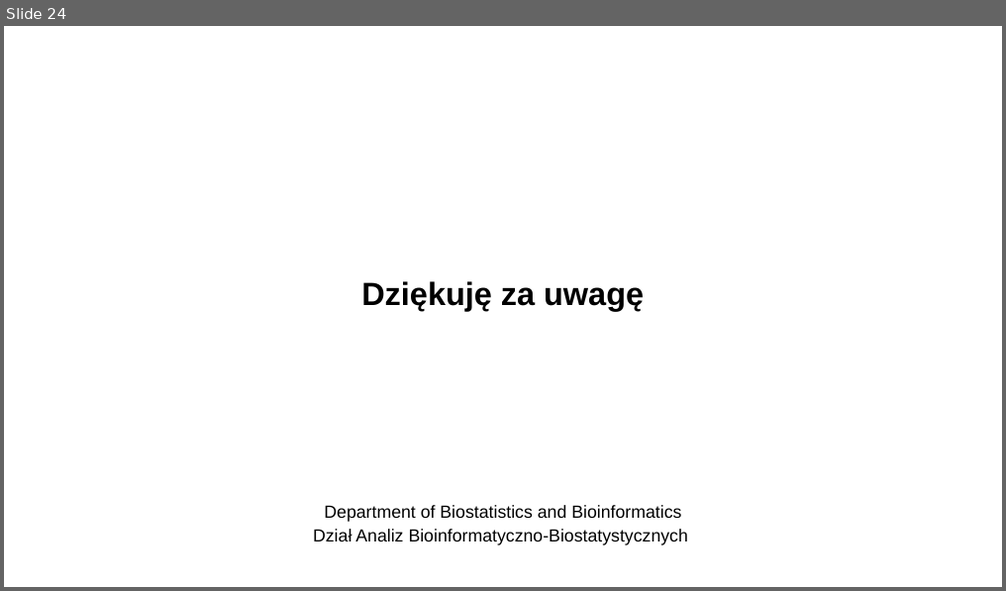
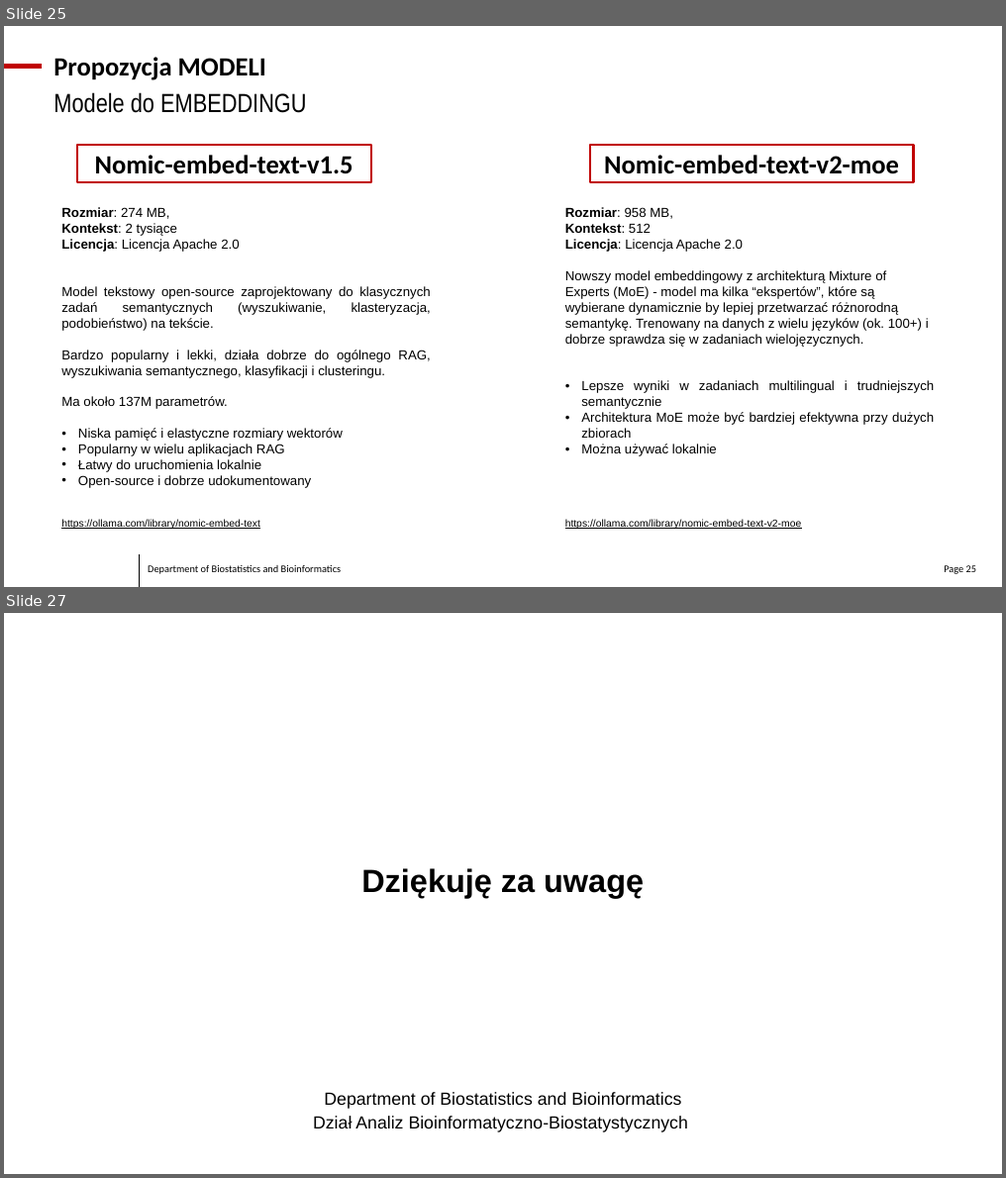
Before and after one commit to dn-dab-nio/ClinicalGuidelineSummary, a slide deck: raport_LLM.pptx. Shown one above the other, each under a label of ours: slide 24 before the commit, slides 25 and 27 after it; the slides between them are not shown. The pictures are 1006x591 and 1006x1178 pixels, drawn with LibreOffice and Linux fonts; fonts in the diff are those of the drawing; background and template pictures are left out. Boxes give left, top, right and bottom in pixels: in the first picture for what was removed or moved away, otherwise in the second. Text is boxed around its words. In the diff, an @@ line names an element or a change of style, - is before the commit and + after.

```diff
--- a/raport_LLM.pptx
+++ b/raport_LLM.pptx
@@ slide 25 added at [4,26,1002,587], background #FFFFFF @@
@@ line added from (42, 67) to (4, 67), #C00000 6 pt @@
@@ title added at [54,57,266,80], 36 pt, text #000000, bold @@
+Propozycja MODELI
@@ text added at [54,92,306,113], 36 pt, text #000000 @@
+Modele do EMBEDDINGU
@@ rectangle added at [77,145,371,181], outline #C00000 3 pt, 36 pt, text #000000, bold @@
+Nomic-embed-text-v1.5
@@ rectangle added at [590,145,914,181], outline #C00000 3 pt, 36 pt, text #000000, bold @@
+Nomic-embed-text-v2-moe
@@ text added at [61,207,431,488], 18 pt, text #000000 @@
+Rozmiar: 274 MB,
+Kontekst: 2 tysiące
+Licencja: Licencja Apache 2.0
+Model tekstowy open-source zaprojektowany do klasycznych zadań semantycznych (wyszukiwanie, klasteryzacja, podobieństwo) na tekście.
+Bardzo popularny i lekki, działa dobrze do ogólnego RAG, wyszukiwania semantycznego, klasyfikacji i clusteringu.
+Ma około 137M parametrów.
+• Niska pamięć i elastyczne rozmiary wektorów
+• Popularny w wielu aplikacjach RAG
+• Łatwy do uruchomienia lokalnie
+• Open-source i dobrze udokumentowany
@@ text added at [565,207,934,457], 18 pt, text #000000 @@
+Rozmiar: 958 MB,
+Kontekst: 512
+Licencja: Licencja Apache 2.0
+Nowszy model embeddingowy z architekturą Mixture of Experts (MoE) - model ma kilka “ekspertów”, które są wybierane dynamicznie by lepiej przetwarzać różnorodną semantykę. Trenowany na danych z wielu języków (ok. 100+) i dobrze sprawdza się w zadaniach wielojęzycznych.
+• Lepsze wyniki w zadaniach multilingual i trudniejszych semantycznie
+• Architektura MoE może być bardziej efektywna przy dużych zbiorach
+• Można używać lokalnie
@@ text added at [61,519,260,529], 14 pt, text #000000, underline @@
+https://ollama.com/library/nomic-embed-text
@@ text added at [565,519,802,529], 14 pt, text #000000, underline @@
+https://ollama.com/library/nomic-embed-text-v2-moe
@@ freeform shape added at [139,556,139,587], outline #000000 0.25 pt @@
@@ text added at [148,566,342,574], 14 pt, text #000000 @@
+Department of Biostatistics and Bioinformatics
@@ page number added at [944,566,976,574], 14 pt, text #000000 @@
+Page 25
@@ what was slide 24 is now slide 27 @@
```
Also in this commit, not shown: 5 slides changed, 3 other slides added, 1 slide removed.
